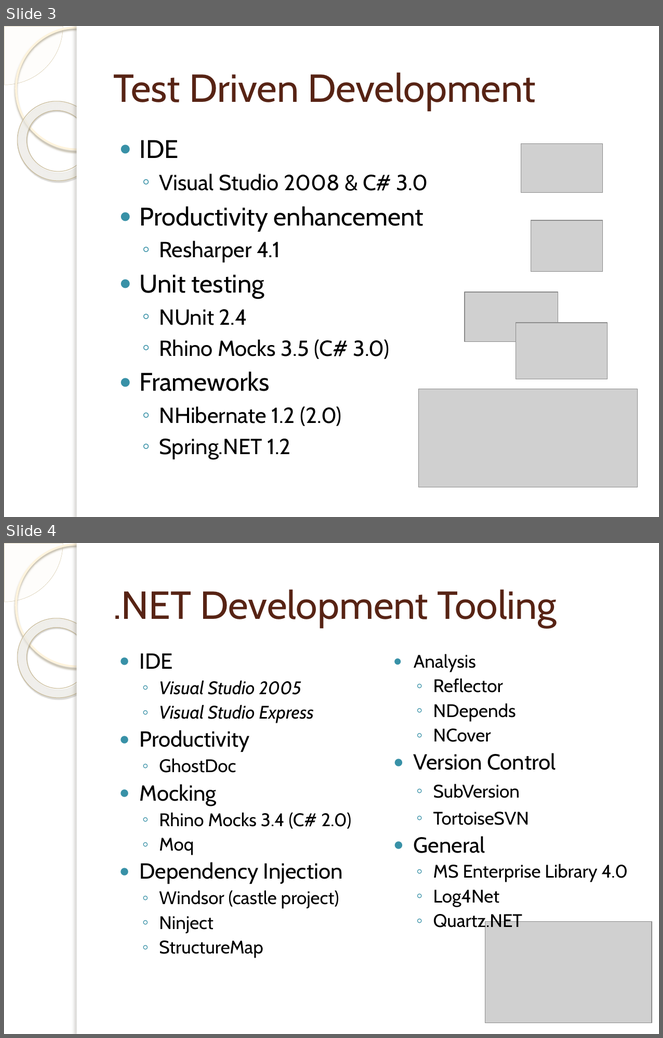
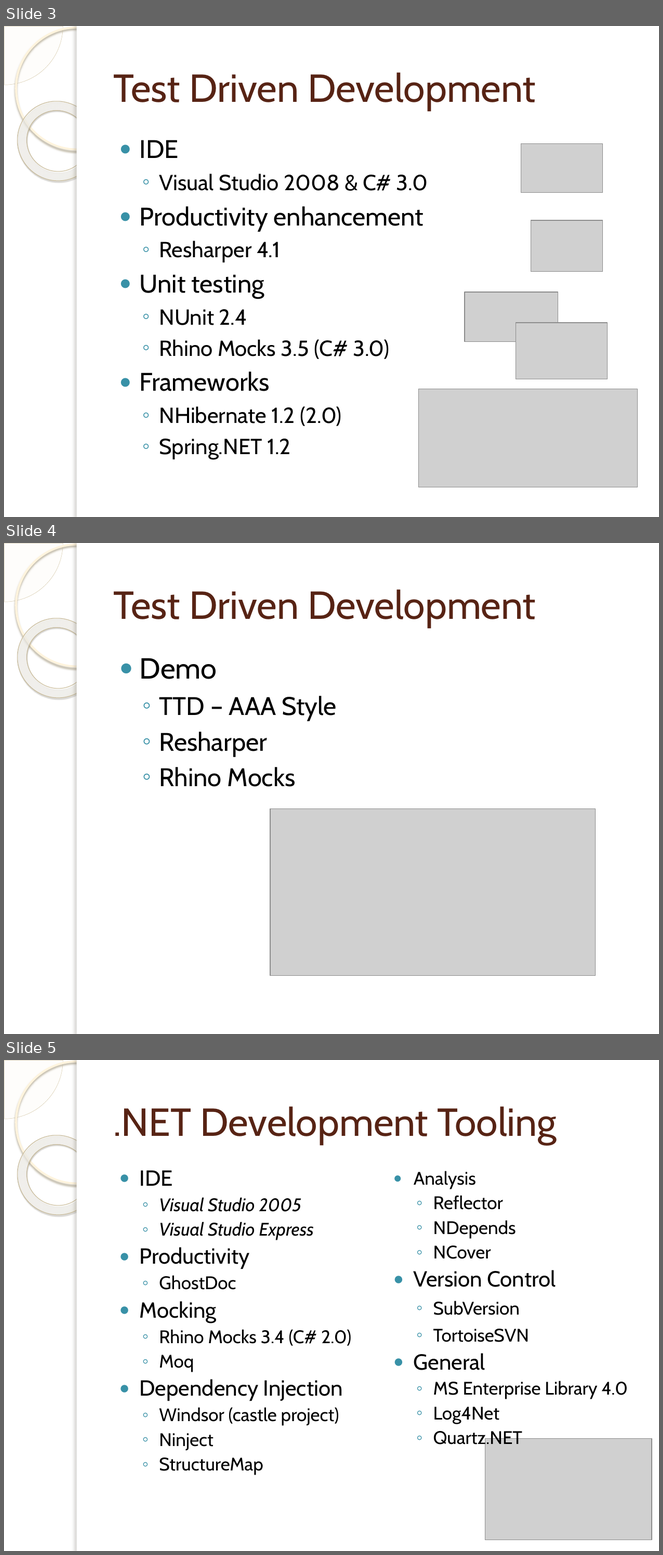
Before and after one commit to michelgrootjans/foresee, a slide deck: Agile.net/dotnet.pptx. Shown one above the other, each under a label of ours: slides 3 and 4 before the commit, slides 3, 4 and 5 after it. The pictures are 663x1038 and 663x1555 pixels, drawn with LibreOffice and Linux fonts; fonts in the diff are those of the drawing; grey boxes stand for pictures; background and template pictures are left out. Boxes give left, top, right and bottom in pixels: in the first picture for what was removed or moved away, otherwise in the second. Text is boxed around its words. In the diff, an @@ line names an element or a change of style, - is before the commit and + after.

```diff
--- a/Agile.net/dotnet.pptx
+++ b/Agile.net/dotnet.pptx
@@ slide 4 added at box(4, 543, 659, 1034), background picture (left out); not listed: 5 template elements that a slide beside it also shows @@
@@ title added at box(113, 589, 536, 627), 43 pt, text #572314 @@
+Test Driven Development
@@ text added at box(140, 658, 336, 787), 28 pt, text #000000 @@
+● Demo
+  ◦ TTD – AAA Style
+  ◦ Resharper
+  ◦ Rhino Mocks
@@ picture added at box(270, 809, 595, 976) @@
@@ what was slide 4 is now slide 5 @@
```
